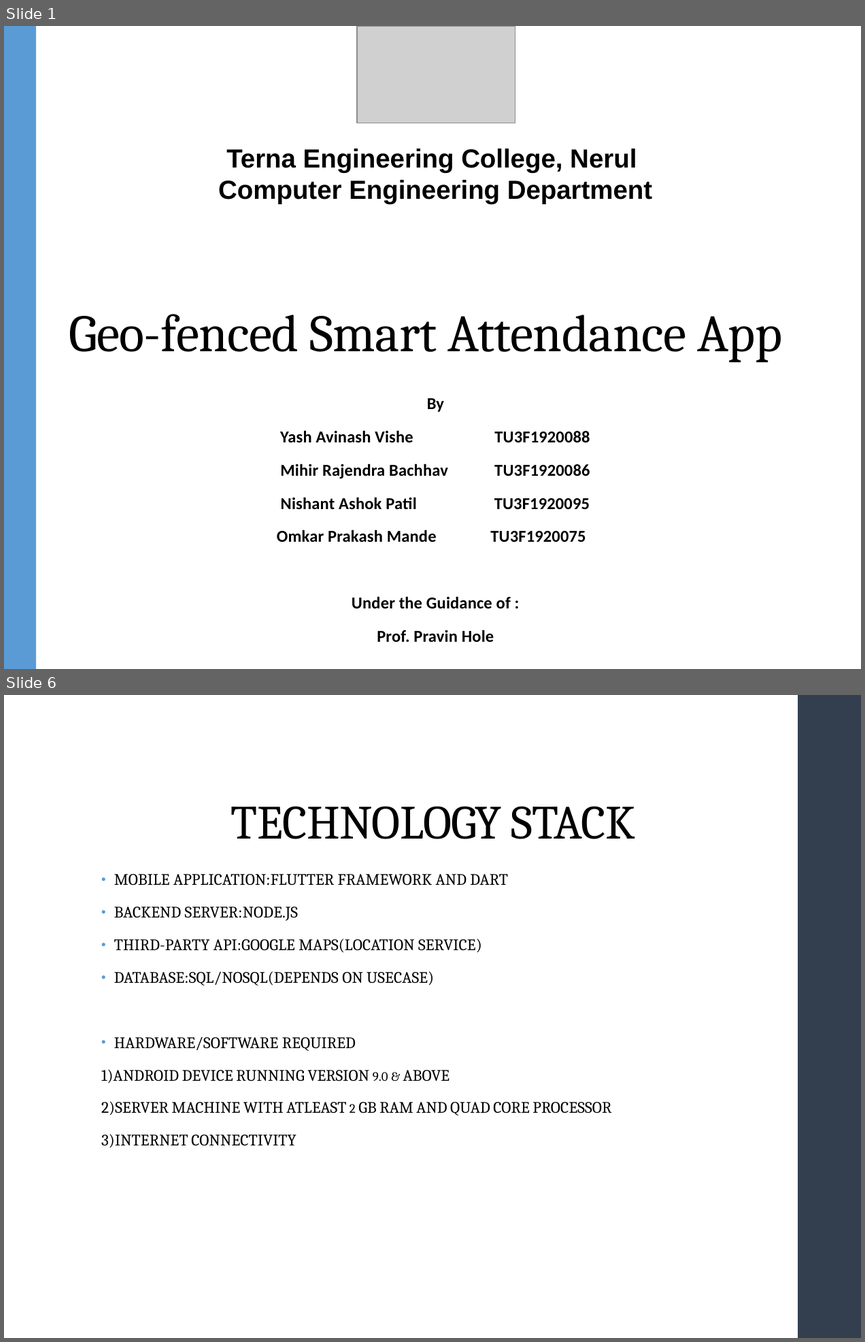
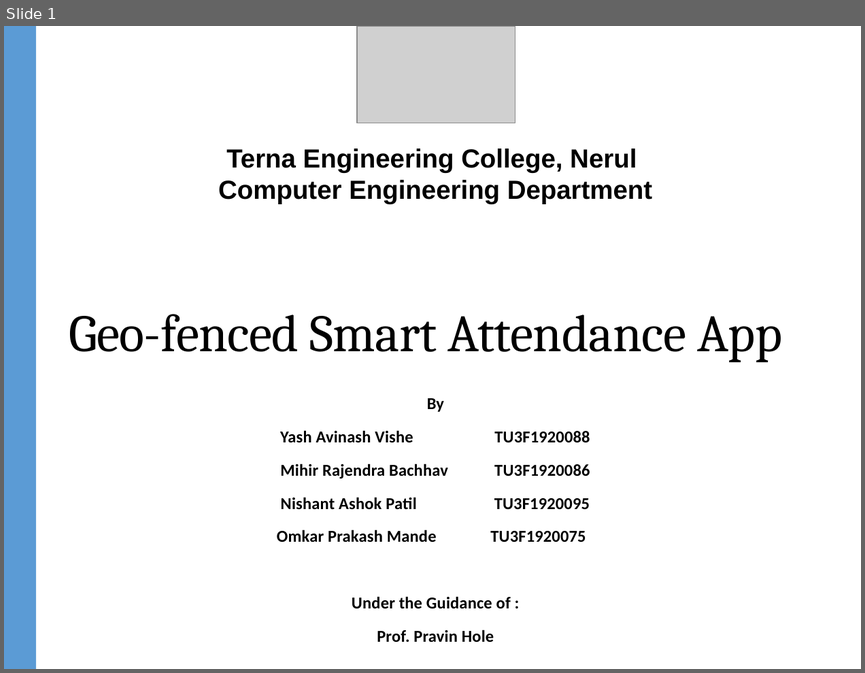
Before and after one commit to nishant-patil-280/Major-Project, a slide deck: docs/major project main ppt.pptx. Shown one above the other, each under a label of ours: slides 1 and 6 before the commit, slide 1 after it; the slides between them are not shown. The pictures are 865x1342 and 865x673 pixels, drawn with LibreOffice and Linux fonts; fonts in the diff are those of the drawing; grey boxes stand for pictures. Boxes give left, top, right and bottom in pixels: in the first picture for what was removed or moved away, otherwise in the second. Text is boxed around its words. In the diff, an @@ line names an element or a change of style, - is before the commit and + after.

```diff
--- a/docs/major project main ppt.pptx
+++ b/docs/major project main ppt.pptx
@@ slide 6 removed at box(4, 695, 861, 1338), background #FFFFFF @@
@@ rectangle removed at box(798, 695, 861, 1338) @@
@@ title removed at box(231, 806, 636, 839) @@
-TECHNOLOGY STACK
@@ text removed at box(101, 874, 611, 1147) @@
-• MOBILE APPLICATION:FLUTTER FRAMEWORK AND DART
-• BACKEND SERVER:NODE.JS
-• THIRD-PARTY API:GOOGLE MAPS(LOCATION SERVICE)
-• DATABASE:SQL/NOSQL(DEPENDS ON USECASE)
-• HARDWARE/SOFTWARE REQUIRED
-1)ANDROID DEVICE RUNNING VERSION 9.0 & ABOVE
-2)SERVER MACHINE WITH ATLEAST 2 GB RAM AND QUAD CORE PROCESSOR
-3)INTERNET CONNECTIVITY
```
Also in this commit, not shown: 4 slides changed, 6 slides added.
